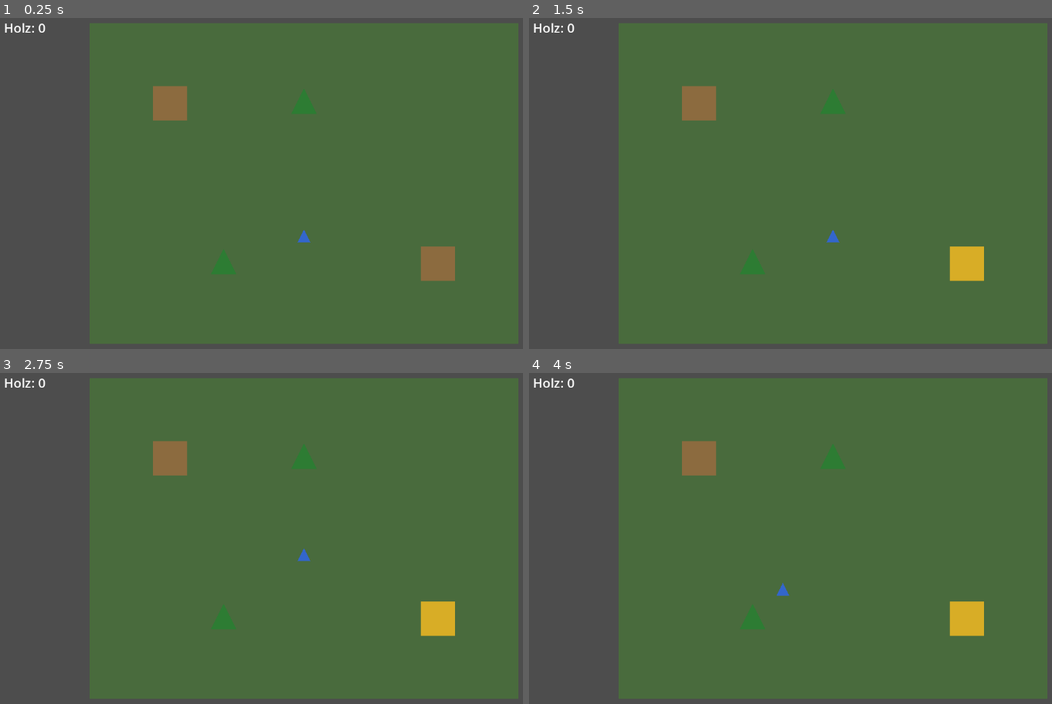
Above: before the commit, frames 1-4 (two rows, left to right).
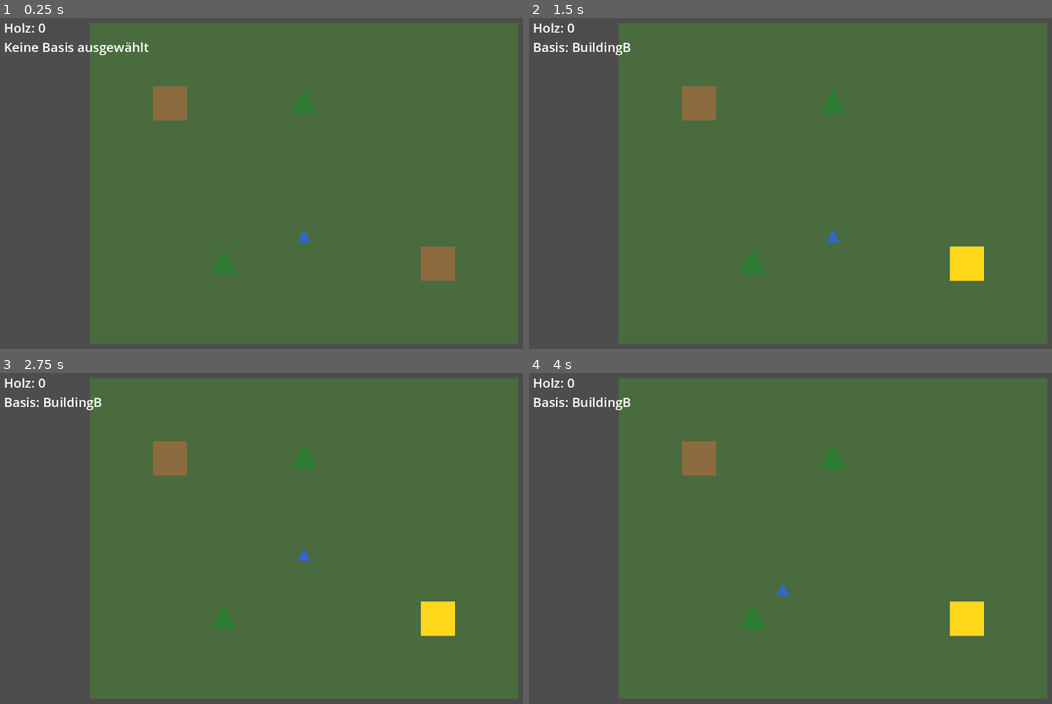
Above: after the commit, the same moments.

Repository: DreckigerDan-dev/Koop-aufbau
Game: Godot game, scene res://scenes/main/main.tscn
Same seed, same stepped clock (60 frames per second), same inputs: the game is played once before the commit and once after it.
Inputs (mouse positions are in pixels of both pictures, inside the frame that each line leads up to):
- Up to frame 1 (0.25 s): no input
- Up to frame 2 (1.5 s): tap Enter at 0.5 s; move the mouse to (701, 104) at 0.52 s; click (701, 104) at 0.67 s; tap Space at 1.25 s; move the mouse to (968, 262) at 1.27 s; click (968, 262) at 1.42 s
- Up to frame 3 (2.75 s): tap Enter at 2 s; move the mouse to (303, 459) at 2.02 s; click (303, 459) at 2.17 s
- Up to frame 4 (4 s): tap Space at 2.75 s; move the mouse to (753, 617) at 2.77 s; click (753, 617) at 2.92 s; tap Enter at 3.5 s; move the mouse to (1020, 591) at 3.52 s; click (1020, 591) at 3.67 s

The runs differ from the first frame. In frame 1, 0.4% of the frame differs, in the area x 0-29%, y 7-12%; in frame 2, 1.0%, in the area x 0-88%, y 7-80%; in frame 3, 1.0%; in frame 4, 1.0%.

Commit message:
Basis-Auswahl mit sichtbarer Text-Rückmeldung versehen
Die reine Farbänderung am Gebäude war zu unauffällig, um zu erkennen,
ob der Klick etwas bewirkt hat. Jetzt zeigt ein Label "Basis: <Name>"
an, welches Gebäude aktuell ausgewählt ist, analog zum Holz-Zähler.

Diff:
--- a/scenes/main/main.tscn
+++ b/scenes/main/main.tscn
@@ -46,3 +46,11 @@
 offset_bottom = 48.0
 theme_override_font_sizes/font_size = 24
 text = "Holz: 0"
+
+[node name="BaseLabel" type="Label" parent="CanvasLayer"]
+offset_left = 16.0
+offset_top = 52.0
+offset_right = 316.0
+offset_bottom = 84.0
+theme_override_font_sizes/font_size = 24
+text = "Keine Basis ausgewählt"
--- a/scripts/map/building.gd
+++ b/scripts/map/building.gd
@@ -1,7 +1,9 @@
 extends Area2D
 
+signal base_selected(building_name: String)
+
 @export var normal_color: Color = Color(0.55, 0.42, 0.25)
-@export var base_color: Color = Color(0.85, 0.68, 0.15)
+@export var base_color: Color = Color(1.0, 0.85, 0.1)
 
 @onready var visual: Polygon2D = $Visual
 
@@ -19,3 +21,4 @@
 	for building in get_tree().get_nodes_in_group("buildings"):
 		building.visual.color = building.normal_color
 	visual.color = base_color
+	base_selected.emit(name)
--- a/scripts/systems/main.gd
+++ b/scripts/systems/main.gd
@@ -1,6 +1,7 @@
 extends Node2D
 
 @onready var resource_label: Label = $CanvasLayer/ResourceLabel
+@onready var base_label: Label = $CanvasLayer/BaseLabel
 @onready var worker: CharacterBody2D = $Worker
 
 var _holz := 0
@@ -8,8 +9,11 @@
 func _ready() -> void:
 	for resource_node in get_tree().get_nodes_in_group("resource_nodes"):
 		resource_node.clicked.connect(_on_resource_clicked)
+	for building in get_tree().get_nodes_in_group("buildings"):
+		building.base_selected.connect(_on_base_selected)
 	worker.gathered.connect(_on_worker_gathered)
 	_update_label()
+	base_label.text = "Keine Basis ausgewählt"
 
 func _on_resource_clicked(resource_node: Area2D) -> void:
 	worker.move_to_resource(resource_node)
@@ -19,5 +23,8 @@
 		_holz += amount
 		_update_label()
 
+func _on_base_selected(building_name: String) -> void:
+	base_label.text = "Basis: %s" % building_name
+
 func _update_label() -> void:
 	resource_label.text = "Holz: %d" % _holz
